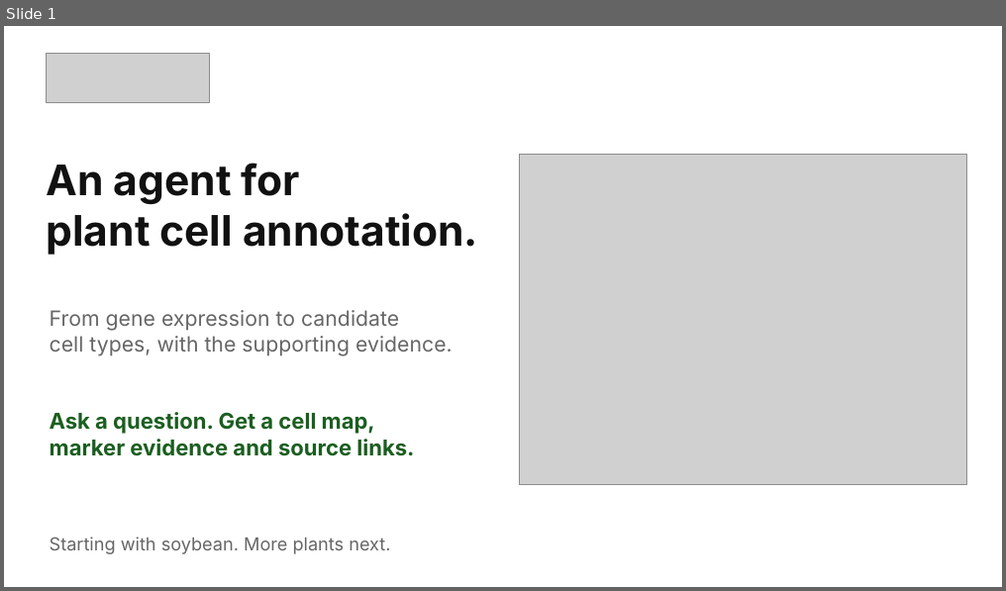
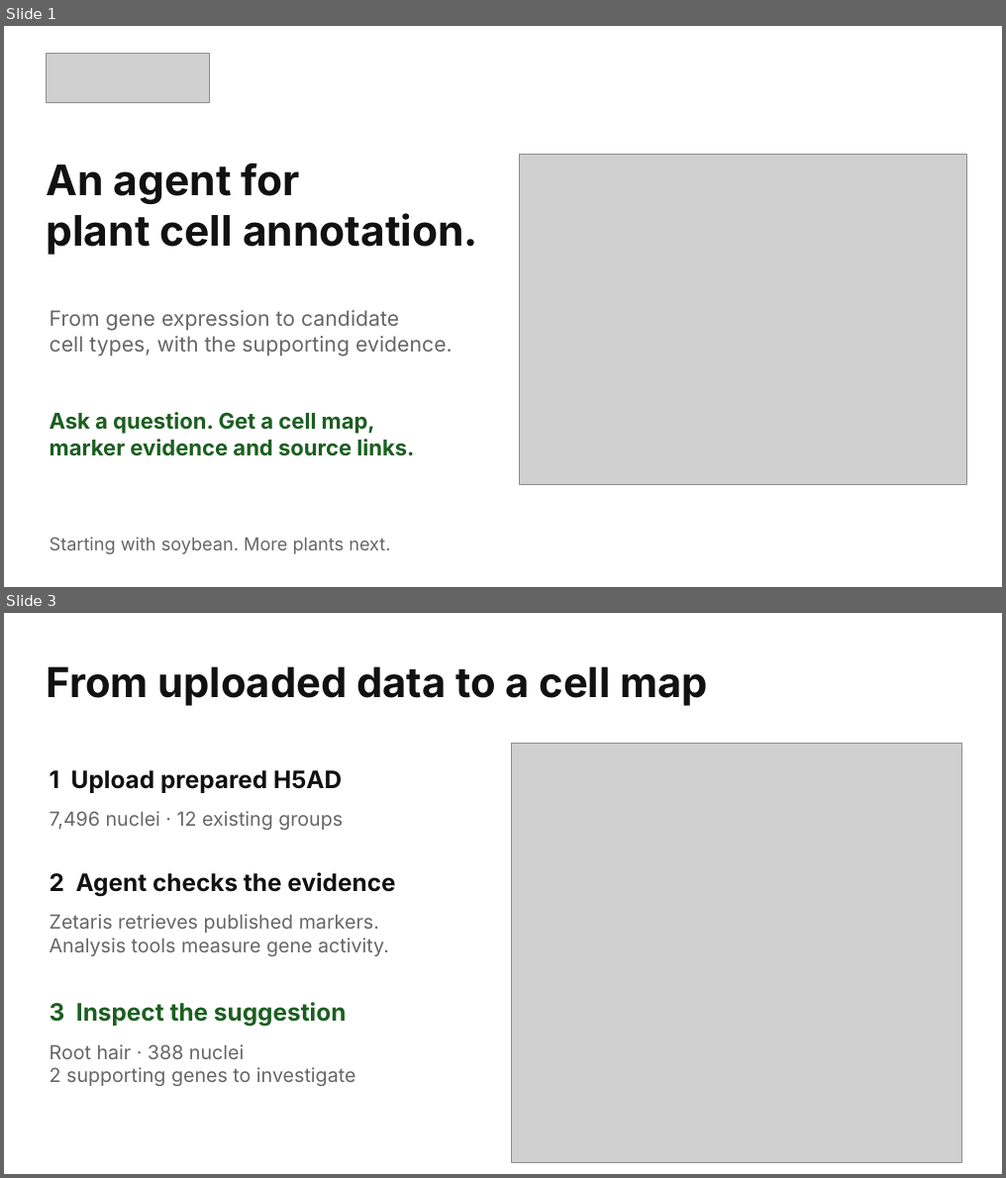
Before and after one commit to mpckkk/2026_GenAI, a slide deck: docs/pitchdeck/Celloras-Pitch-Deck.pptx. Shown one above the other, each under a label of ours: slide 1 before the commit, slides 1 and 3 after it; the slides between them are not shown. The pictures are 1006x591 and 1006x1178 pixels, drawn with LibreOffice and Linux fonts; fonts in the diff are those of the drawing; grey boxes stand for pictures. Boxes give left, top, right and bottom in pixels: in the first picture for what was removed or moved away, otherwise in the second. Text is boxed around its words. In the diff, an @@ line names an element or a change of style, - is before the commit and + after.

```diff
--- a/docs/pitchdeck/Celloras-Pitch-Deck.pptx
+++ b/docs/pitchdeck/Celloras-Pitch-Deck.pptx
@@ slide 3 added at box(4, 613, 1002, 1174), background #FFFFFF @@
@@ text added at box(47, 666, 707, 706), 39.8 pt, text #111111, bold @@
+From uploaded data to a cell map
@@ picture added at box(512, 744, 961, 1162) @@
@@ text added at box(50, 770, 342, 793), 23.2 pt, text #111111, bold @@
+1 Upload prepared H5AD
@@ text added at box(50, 811, 343, 830), 18.8 pt, text #666666 @@
+7,496 nuclei · 12 existing groups
@@ text added at box(50, 872, 395, 897), 23.2 pt, text #111111, bold @@
+2 Agent checks the evidence
@@ text added at box(50, 914, 389, 957), 18.8 pt, text #666666 @@
+Zetaris retrieves published markers.
+Analysis tools measure gene activity.
@@ text added at box(50, 1002, 346, 1027), 23.2 pt, text #1B5E20, bold @@
+3 Inspect the suggestion
@@ text added at box(50, 1045, 356, 1086), 18.8 pt, text #666666 @@
+Root hair · 388 nuclei
+2 supporting genes to investigate
```
Also in this commit, not shown: 1 slide changed, 1 other slide added, 2 slides removed, 5 other files.
